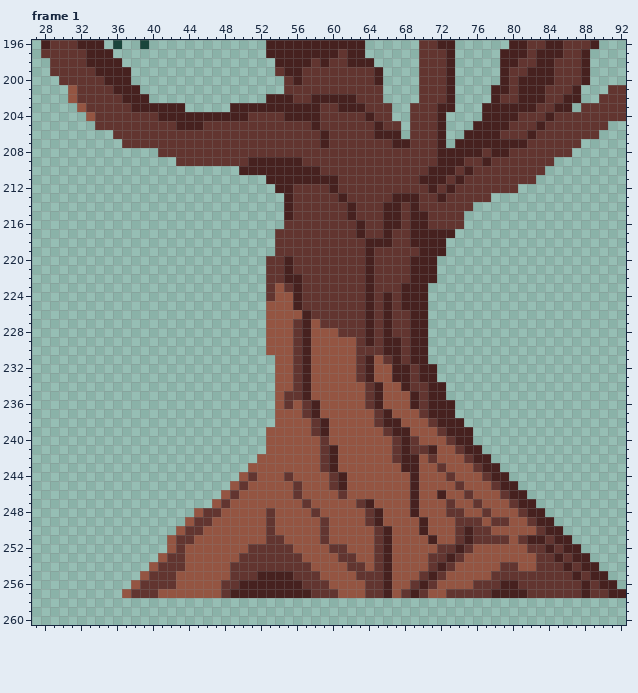
A pixel-art file gets an edit: Sprites/Grasslands.aseprite. This is how it looked before the edit.
600x600 pixels, 3 frames. Shown: frame 1: x 27..92, y 196..260. The commit also changed other frames or places, which this record leaves out.
After the commit:
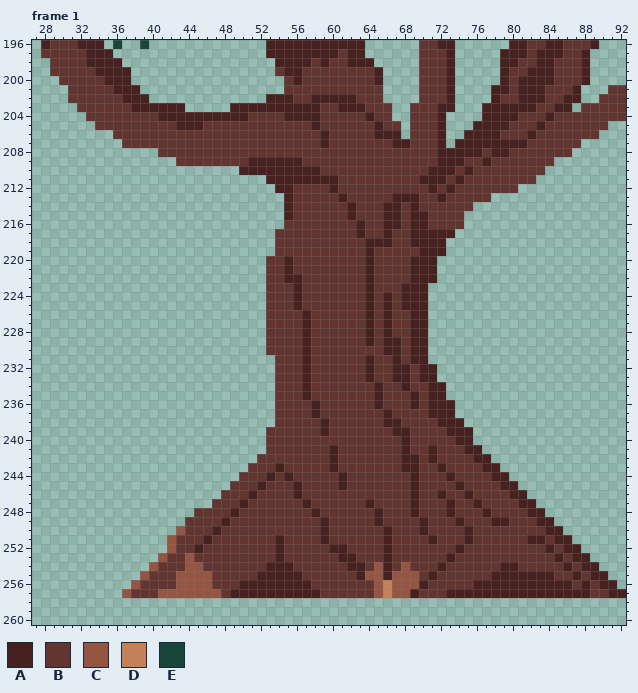
Palette (. is transparent): A #46211f  B #623530  C #945542  D #c58158  E #1a453b
Diff:
Frame 1, layer "grasslands":
y 201..202: x 31 C -> B
y 203: x 32 C -> B
y 204: x 33 C -> B
y 223: x 54 C -> B
y 224: x 54..55 CC -> BB
y 225: x 53..55 CCC -> BBB
y 226: x 53..56 CCCC -> BBBB
y 227: x 53..55 CCC -> BBB; x 58 C -> B
y 228: x 53..55 CCC -> BBB; x 58..60 CCC -> BBB
y 229..230: x 53..55 CCC -> BBB; x 58..62 CCCCC -> BBBBB
y 231: x 54..55 CC -> BB; x 58..62 CCCCC -> BBBBB; x 65 C -> B
y 232..233: x 54..55 CC -> BB; x 58..62 CCCCC -> BBBBB; x 65..66 CC -> BB
y 234: x 54..55 CC -> BB; x 58..63 CCCCCC -> BBBBBB; x 66..67 CC -> BB
y 235: x 54 C -> B; x 58..63 CCCCCC -> BBBBBB; x 66..68 CCC -> BBB
y 236: x 54 C -> B; x 56 C -> B; x 59..63 CCCCC -> BBBBB; x 66..68 CCC -> BBB
y 237: x 54..56 CCC -> BBB; x 59..64 CCCCCC -> BBBBBB; x 67..69 CCC -> BBB
y 238: x 54..57 CCCC -> BBBB; x 60..64 CCCCC -> BBBBB; x 68..70 CCC -> BBB
y 239: x 53..57 CCCCC -> BBBBB; x 60..65 CCCCCC -> BBBBBB; x 69..71 CCC -> BBB
y 240: x 53..58 CCCCCC -> BBBBBB; x 60..66 CCCCCCC -> BBBBBBB; x 70..72 CCC -> BBB
y 241: x 53..58 CCCCCC -> BBBBBB; x 61..66 CCCCCC -> BBBBBB; x 72..73 CC -> BB
y 242: x 52..58 CCCCCCC -> BBBBBBB; x 61..66 CCCCCC -> BBBBBB; x 70..74 CBCCC -> BABBB
y 243: x 51..58 CCCCCCCC -> BBBABBBB; x 61..67 CCCCCCC -> BBBBBBB; x 70..75 CCBCCC -> BBABBB
y 244: x 50 C -> B; x 52..59 CCCBCCCC -> BABABBBB; x 62..68 CCCCCCC -> BBBBBBB; x 70..76 CCCBCCC -> BBBABBB
y 245: x 49 C -> B; x 51..59 CCCCCBCCC -> BABBBABBB; x 62..68 CCCCCCC -> BBBBBBB; x 70..77 CCCCBCCC -> BBBBABBB
y 246: x 48 C -> B; x 50..60 CCCCCCBCCCC -> BABBBBABBBB; x 62..68 CCCCCCC -> BBBBBBB; x 70..71 CC -> BB; x 73..78 CCBCCC -> BBABBB
y 247: x 47 C -> B; x 49..62 CCCCCCCCBCCCCC -> BABBBBBBABBBBB; x 65..68 CCCC -> BBBB; x 70..79 CCCBCCBCCC -> BBBABBABBB
y 248: x 45 C -> B; x 48..52 CCCCC -> BABBB; x 54..63 CCCCBCCCCC -> BBBBABBBBB; x 66..68 CCC -> BBB; x 70..73 CCCB -> BBBA; x 75..80 CCBCCC -> BBABBB
y 249: x 44 C -> B; x 47..52 CCCCCC -> BABBBB; x 54..63 CCCCCBCCCC -> BBBBBABBBB; x 66..69 CCCC -> BBBB; x 71..74 CCCB -> BBBA; x 77..81 CBBCC -> BAABB
y 250: x 46..52 CCCCCCC -> BABBBBB; x 54..64 CCCCCBCCCCC -> BBBBBABBBBB; x 67..69 CCC -> BBB; x 71..73 CCC -> BBB; x 78..82 CCCCC -> BBBBB
y 251: x 45..52 CCCCCCCC -> BABBBBBB; x 54..64 BCCCCBCCCCC -> ABBBBABBBBB; x 67..70 CCCC -> BBBB; x 72..73 CC -> BB; x 80 C -> B
y 252: x 44..50 CCCCCCC -> BABBBBB; x 54 B -> A; x 56..64 CCCCBBCCC -> BBBBAABBB; x 67..71 CCCCC -> BBBBB; x 76..81 CCCCCC -> BBBBBB
y 253: x 45..49 CCCCC -> BBBBB; x 54 B -> A; x 57..64 CCCCBBCC -> BBBBAABB; x 67..70 CCCC -> BBBB; x 75..82 CCCCCCCC -> BBBBBBBB
y 254: x 46..48 CCC -> BBB; x 53..55 BBB -> AAA; x 58..65 CCCCBBCB -> BBBBAABC; x 67 C -> B; x 69..70 CC -> BB; x 74..82 CCCCCBBCC -> BBBBBAABB
y 255: x 47..48 CC -> BB; x 56 B -> A; x 59..65 CCCCBBB -> BBBBACC; x 73..84 CCCCCBBBBBBB -> BBBBBAAAAAAA
y 256: x 47 C -> B; x 57 B -> A; x 60..63 CCCC -> BBBB; x 65..66 BA -> CD; x 69 B -> C; x 72..78 CCCCBBB -> BBBBAAA; x 81..86 BBBBBB -> AAAAAA
y 257: x 58 B -> A; x 61..63 CCC -> BBB; x 65..66 BA -> CD; x 68 B -> C; x 71..77 CCBBBBB -> BBAAAAA; x 82..87 BBBBBB -> AAAAAA
